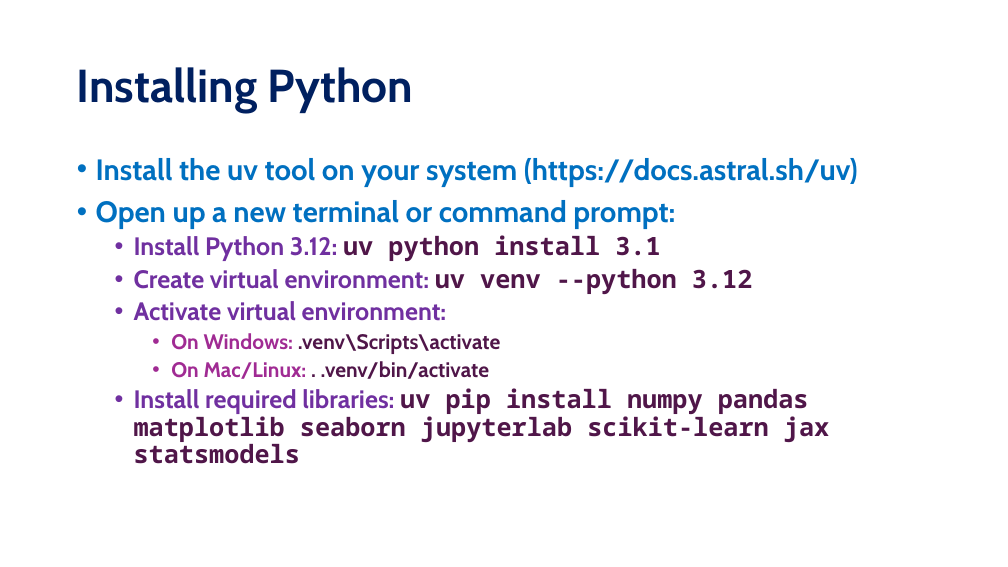
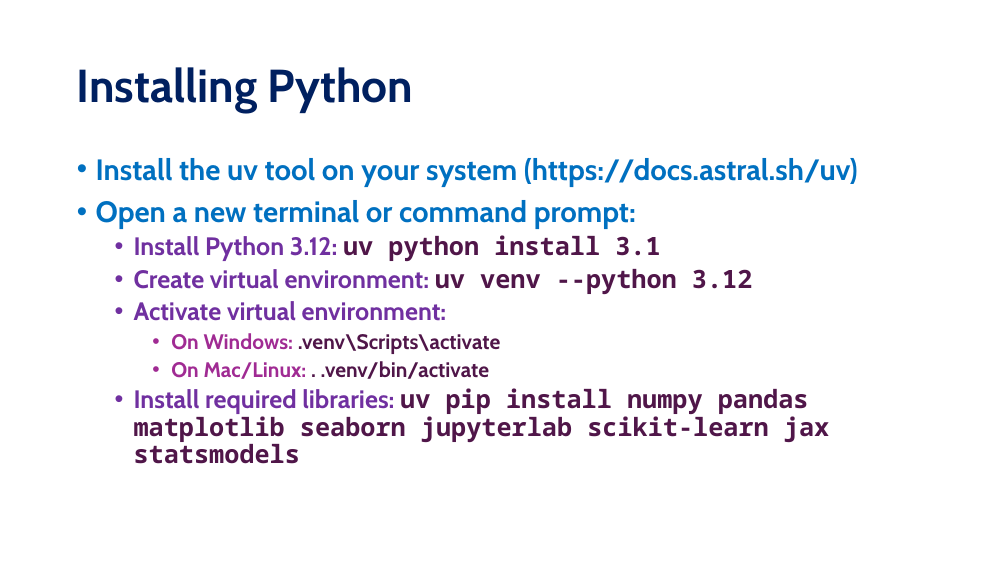
Before and after one commit to KISRDevelopment/python-ml-2025, a slide deck: slide 3 of slides/org.pptx. Drawn at 1008x567 pixels with LibreOffice and Linux fonts; fonts in the diff are those of the drawing. Boxes give left, top, right and bottom in pixels: in the first picture for what was removed or moved away, otherwise in the second. Text is boxed around its words. In the diff, an @@ line names an element or a change of style, - is before the commit and + after.

Commit message:
update

```diff
--- a/slides/org.pptx
+++ b/slides/org.pptx
@@ text at [96, 200, 636, 229]: text changed @@
-• Open up a new terminal or command prompt:
+• Open a new terminal or command prompt:
```
Also in this commit, not shown: 1 other slide changed.
